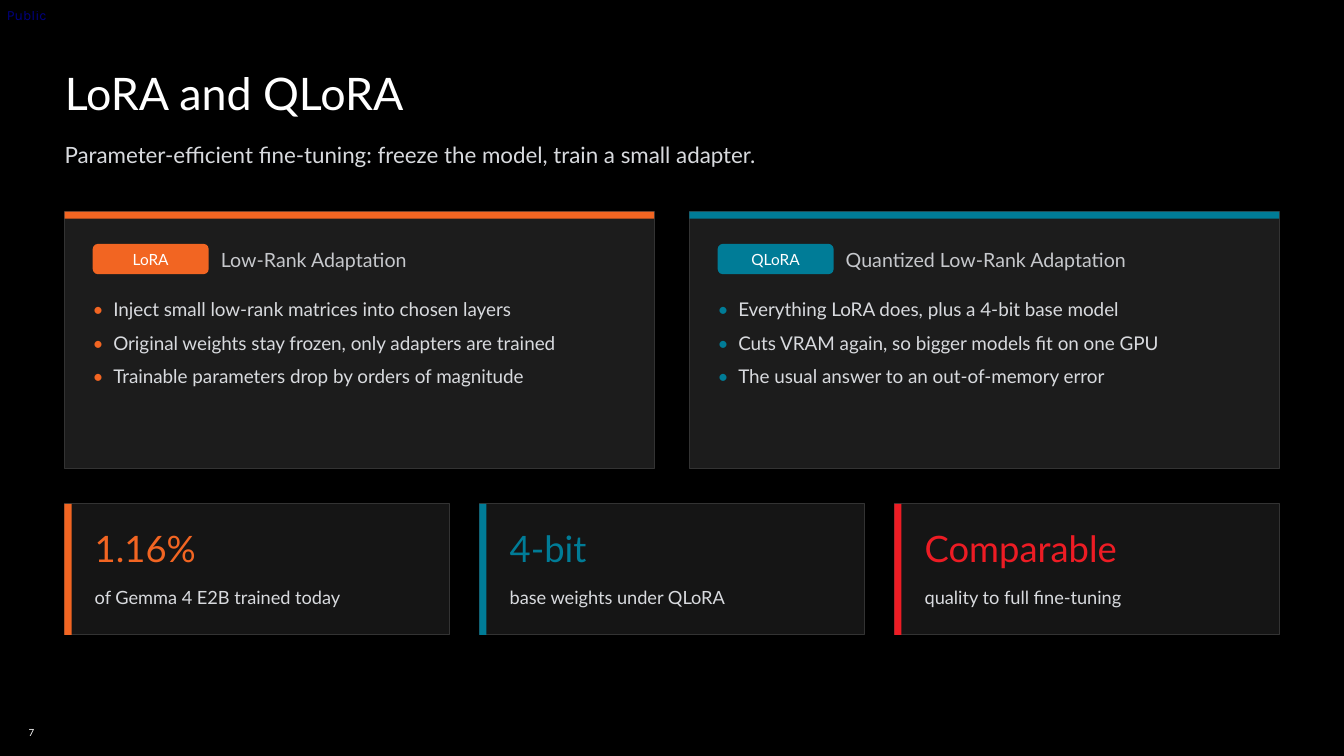
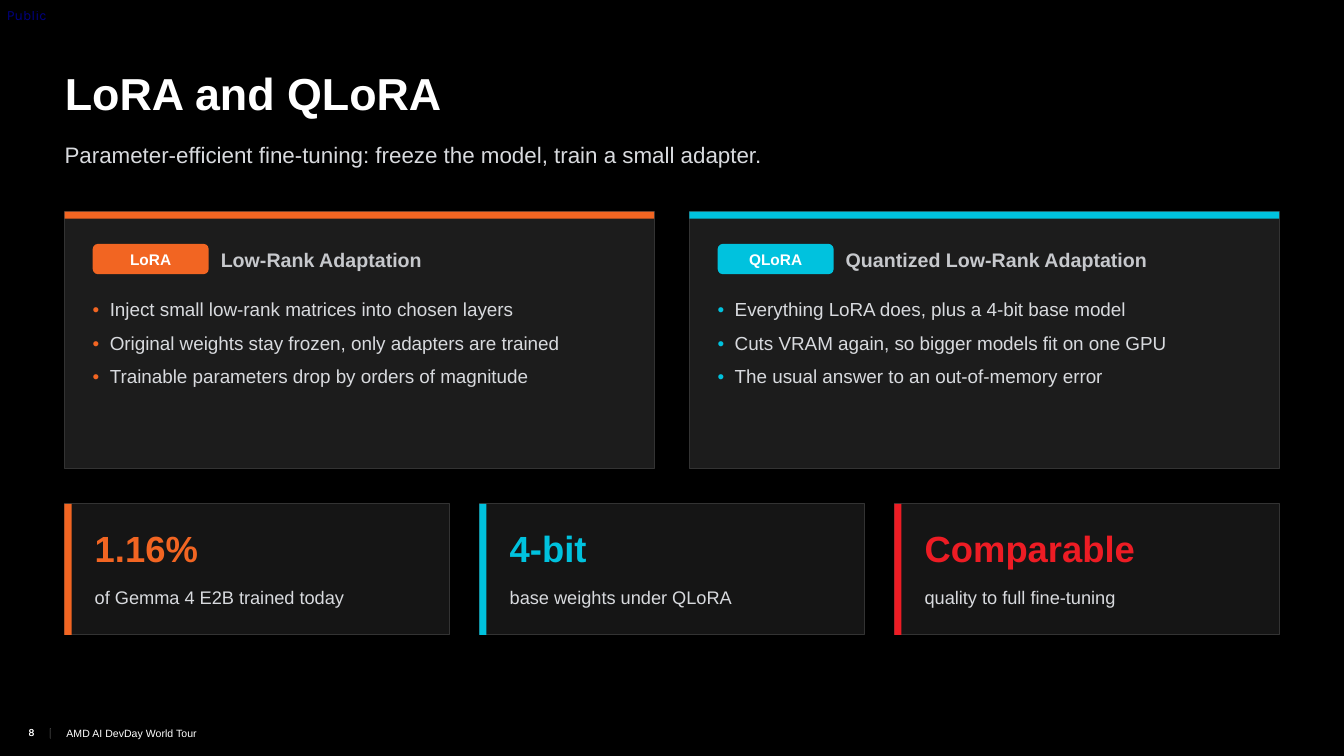
Before and after one commit to TwelveNights/Unsloth-RL-Workshop-on-Radeon, a slide deck: slide 8 of docs/AMD-Unsloth-GRPO-Fine-tuning1.pptx (slide 7 before the commit). Drawn at 1344x756 pixels with LibreOffice and Linux fonts; fonts in the diff are those of the drawing; background and template pictures are left out. Boxes give left, top, right and bottom in pixels: in the first picture for what was removed or moved away, otherwise in the second. Text is boxed around its words. In the diff, an @@ line names an element or a change of style, - is before the commit and + after.

```diff
--- a/docs/AMD-Unsloth-GRPO-Fine-tuning1.pptx
+++ b/docs/AMD-Unsloth-GRPO-Fine-tuning1.pptx
@@ rectangle at (x1=690, y1=212, x2=1279, y2=219): fill #007C97 to #00C2DE @@
@@ rounded rectangle "QLoRA" at (x1=718, y1=244, x2=834, y2=274): font Lato to Arial, bold on; fill #007C97 to #00C2DE @@
@@ text "• Everything LoRA does, plus ..." at (x1=735, y1=302, x2=1166, y2=387): font Lato to Arial; text colour #007C97 to #00C2DE in "•", "•", "•" @@
@@ rectangle at (x1=480, y1=504, x2=487, y2=635): fill #007C97 to #00C2DE @@
@@ text "4-bit" at (x1=510, y1=535, x2=587, y2=563): font Lato to Arial, text colour #007C97 to #00C2DE, bold on @@
@@ font Lato to Arial, bold on in 6 elements at (x1=65, y1=77, x2=441, y2=118), (x1=93, y1=244, x2=209, y2=274), (x1=221, y1=253, x2=421, y2=271), (x1=846, y1=253, x2=1146, y2=271), (x1=95, y1=536, x2=198, y2=563), (x1=925, y1=535, x2=1135, y2=570) @@
@@ font Lato to Arial in 5 elements at (x1=65, y1=146, x2=762, y2=168), (x1=110, y1=302, x2=560, y2=387), (x1=95, y1=591, x2=344, y2=608), (x1=510, y1=591, x2=732, y2=608), (x1=925, y1=591, x2=1116, y2=608) @@
@@ page number added at (x1=21, y1=723, x2=34, y2=744), 7 pt, text #FFFFFF @@
+8
@@ page number at (x1=29, y1=729, x2=35, y2=736): text changed; font Lato to Arial @@
-7
+8
@@ text "|" at (x1=49, y1=722, x2=52, y2=744): font Lato to Arial, text colour #000000 to #FFFFFF @@
@@ text added at (x1=49, y1=722, x2=52, y2=744), 7.5 pt, text #000000 @@
+|
@@ text added at (x1=66, y1=729, x2=197, y2=739), 7.5 pt, text #FFFFFF @@
+AMD AI DevDay World Tour
```
Also in this commit, not shown: 17 other slides changed, 1 slide added, 1 other file.
